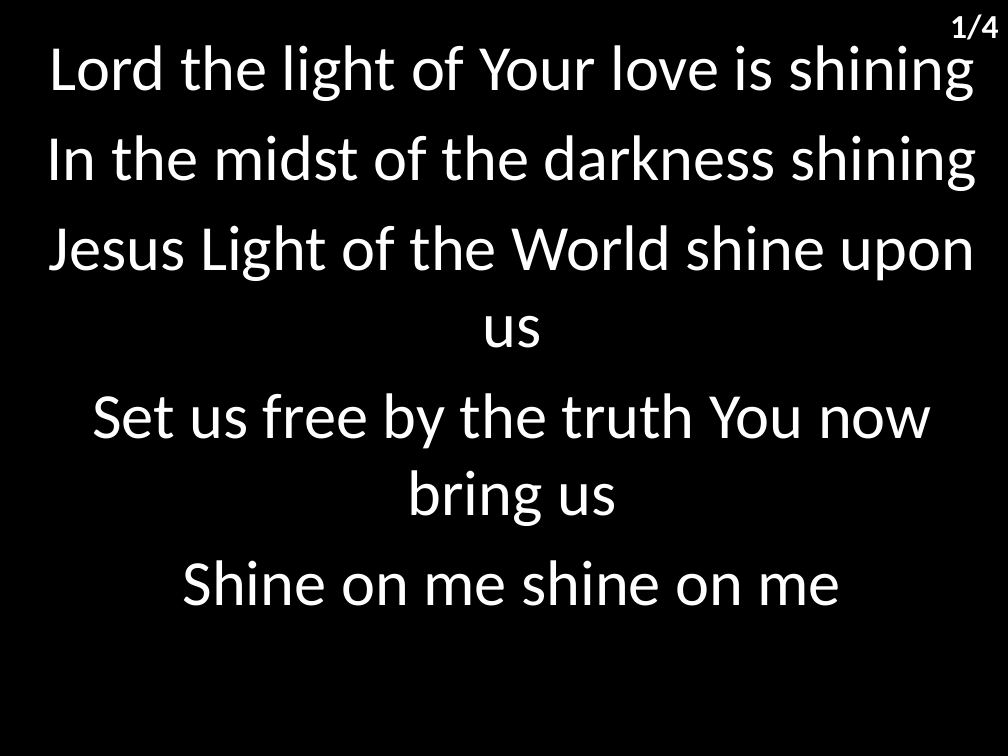
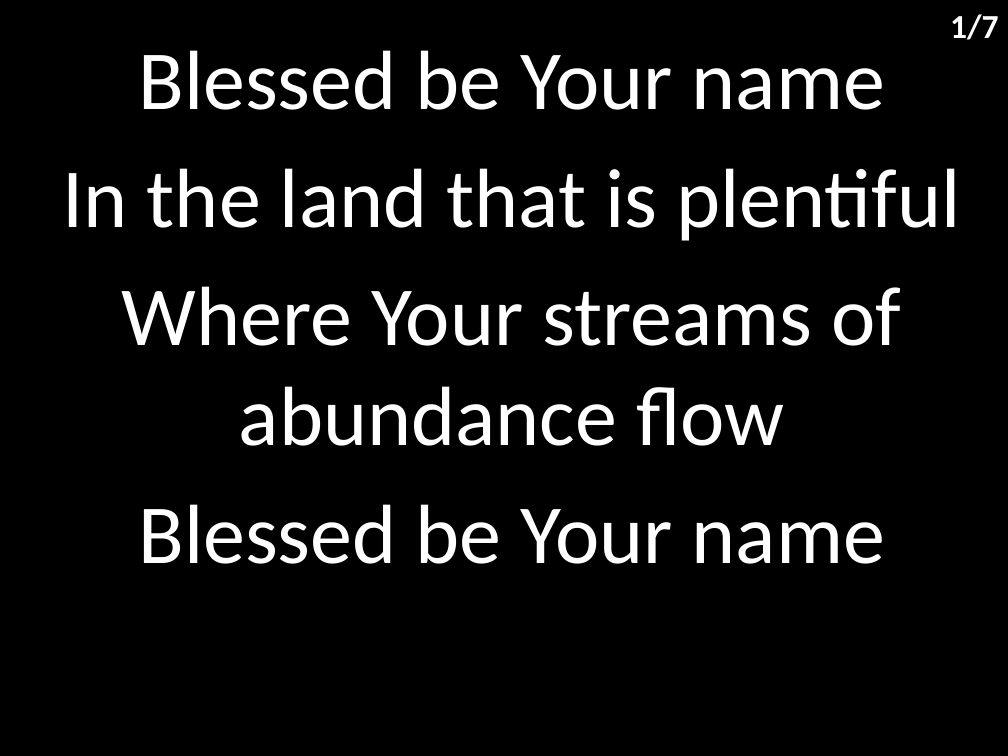
Before and after one commit to hoo-are-ya/worship, a slide deck: slide 14 of docs/songs_5-12-2021.pptx. Drawn at 1008x756 pixels with LibreOffice and Linux fonts; fonts in the diff are those of the drawing. Boxes give left, top, right and bottom in pixels: in the first picture for what was removed or moved away, otherwise in the second. Text is boxed around its words. In the diff, an @@ line names an element or a change of style, - is before the commit and + after.

```diff
--- a/docs/songs_5-12-2021.pptx
+++ b/docs/songs_5-12-2021.pptx
@@ text at box(950, 14, 998, 40): text changed @@
-1/4
+1/7
@@ subtitle at box(63, 50, 960, 564): text changed; size 46 to 60 pt @@
-Lord the light of Your love is shining
-In the midst of the darkness shining
-Jesus Light of the World shine upon us
-Set us free by the truth You now bring us
-Shine on me shine on me
+Blessed be Your name
+In the land that is plentiful
+Where Your streams of abundance flow
+Blessed be Your name
```
Also in this commit, not shown: 4 other slides changed, 3 slides added, 1 other file.
